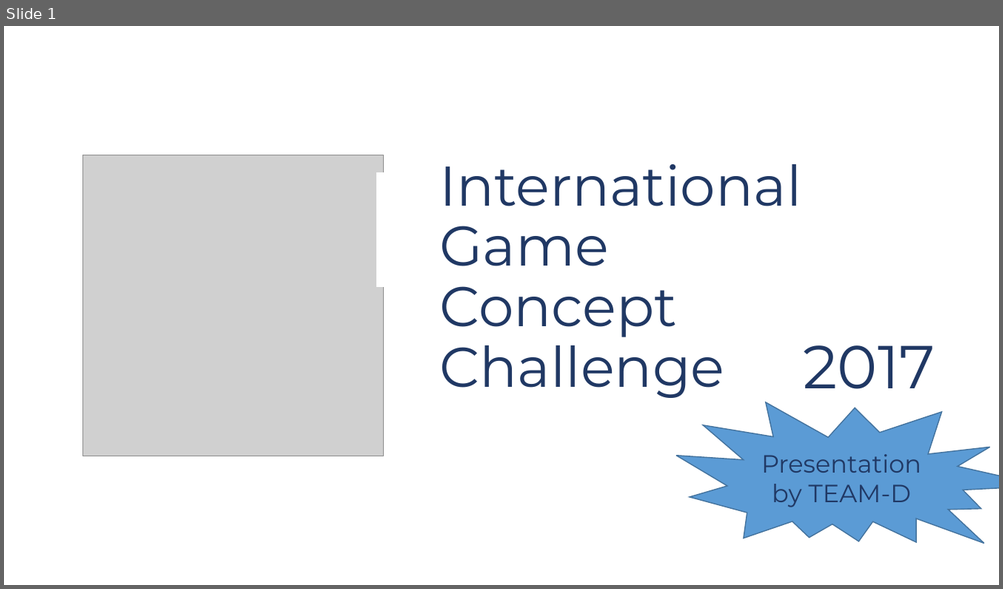
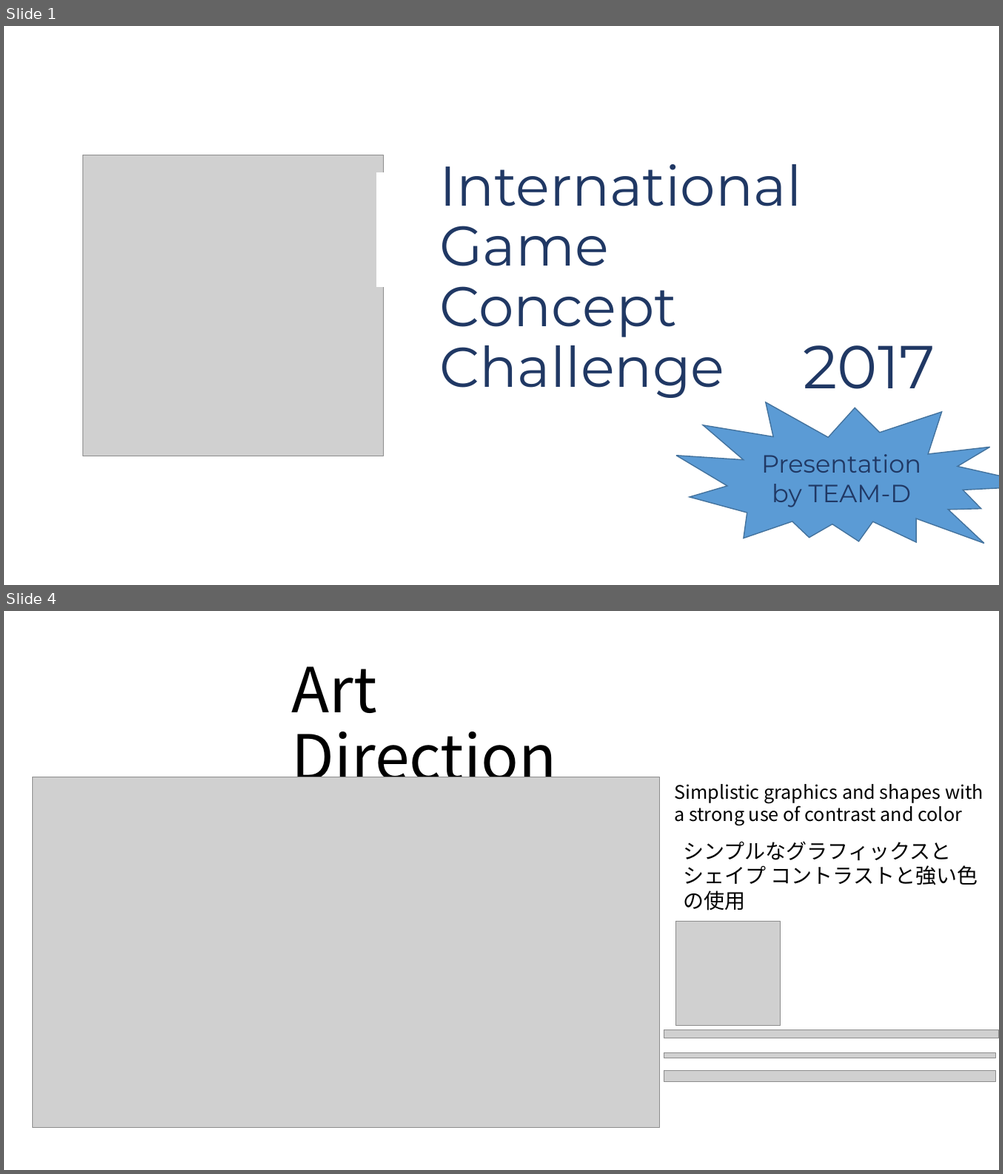
Before and after one commit to s3603079/Gladiator-Game, a slide deck: IGCC_TeamD.pptx. Shown one above the other, each under a label of ours: slide 1 before the commit, slides 1 and 4 after it; the slides between them are not shown. The pictures are 1003x589 and 1003x1174 pixels, drawn with LibreOffice and Linux fonts; fonts in the diff are those of the drawing; grey boxes stand for pictures. Boxes give left, top, right and bottom in pixels: in the first picture for what was removed or moved away, otherwise in the second. Text is boxed around its words. In the diff, an @@ line names an element or a change of style, - is before the commit and + after.

```diff
--- a/IGCC_TeamD.pptx
+++ b/IGCC_TeamD.pptx
@@ slide 4 added at box(4, 611, 999, 1170), background #FFFFFF @@
@@ text added at box(292, 667, 557, 795), 60 pt, text #000000 @@
+Art Direction
@@ picture added at box(32, 777, 659, 1128) @@
@@ text added at box(674, 784, 983, 826), 18 pt, text #000000 @@
+Simplistic graphics and shapes with
+a strong use of contrast and color
@@ text added at box(683, 841, 978, 911), 20 pt, text #000000 @@
+シンプルなグラフィックスとシェイプ コントラストと強い色の使用
@@ picture added at box(675, 922, 780, 1026) @@
@@ picture added at box(663, 1031, 999, 1038) @@
@@ picture added at box(663, 1054, 996, 1058) @@
@@ picture added at box(663, 1071, 996, 1082) @@
```
Also in this commit, not shown: 2 slides changed, 1 other slide added, 1 slide removed.
